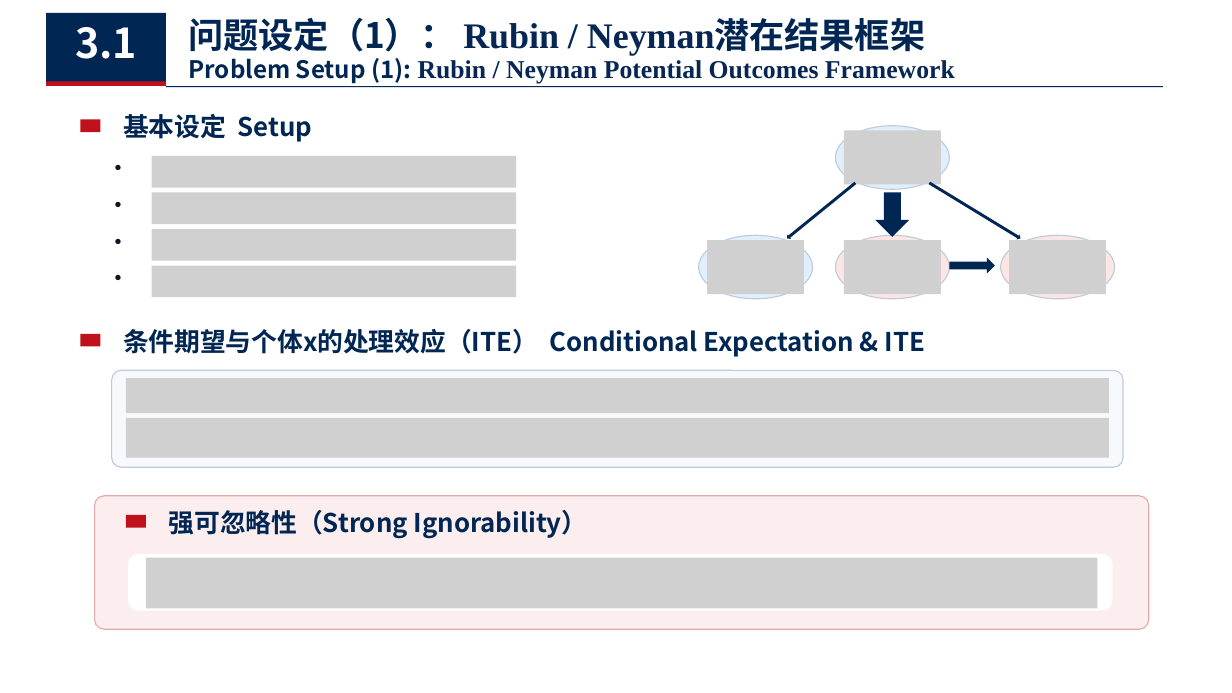
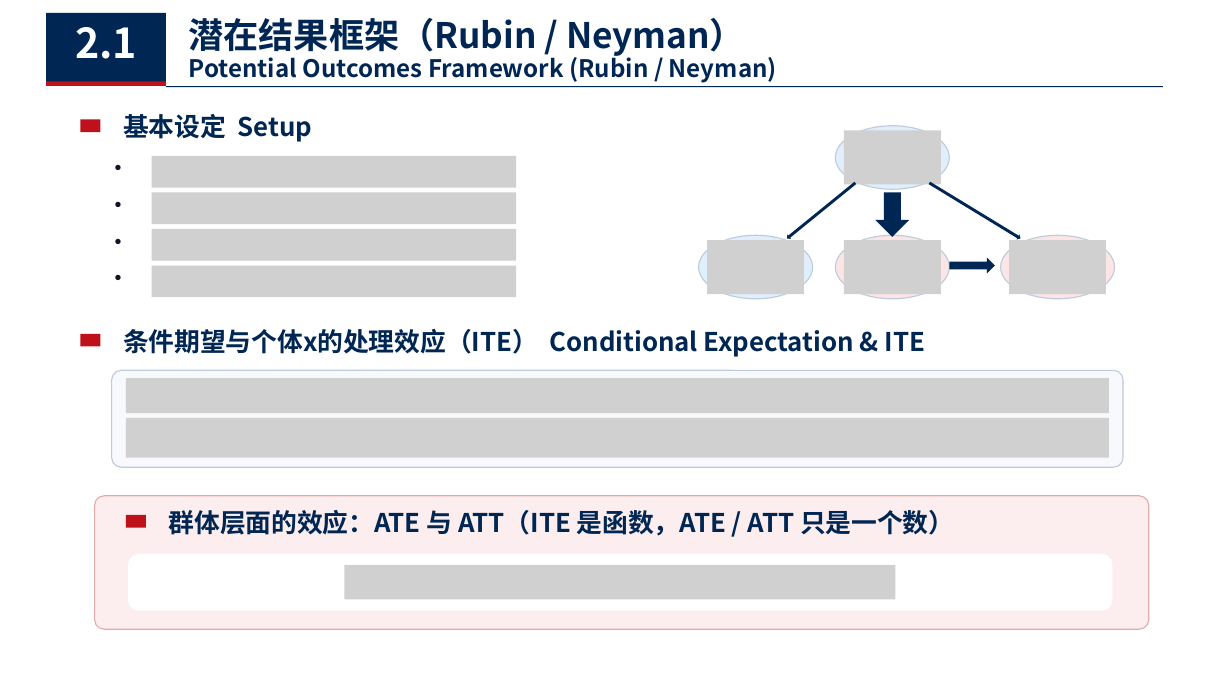
Before and after one commit to chanearly2002/Stastical_Computing, a slide deck: slide 7 of 个体处理效应估计.pptx. Drawn at 1232x693 pixels with LibreOffice and Linux fonts; fonts in the diff are those of the drawing; grey boxes stand for pictures. Boxes give left, top, right and bottom in pixels: in the first picture for what was removed or moved away, otherwise in the second. Text is boxed around its words. In the diff, an @@ line names an element or a change of style, - is before the commit and + after.

```diff
--- a/个体处理效应估计.pptx
+++ b/个体处理效应估计.pptx
@@ text at (75, 27, 137, 59): text changed @@
-3.1
+2.1
@@ text at (189, 18, 745, 58): text changed @@
-问题设定（1）： Rubin / Neyman潜在结果框架
+潜在结果框架（Rubin / Neyman）
@@ text at (189, 52, 777, 83): text changed; size 20 to 18.8 pt; font Times New Roman to Noto Sans CJK SC; text colour #062653 to #002653 @@
-Problem Setup (1): Rubin / Neyman Potential Outcomes Framework
+Potential Outcomes Framework (Rubin / Neyman)
@@ text at (169, 510, 954, 536): text changed @@
-强可忽略性（Strong Ignorability）
+群体层面的效应：ATE 与 ATT（ITE 是函数，ATE / ATT 只是一个数）
@@ picture removed at (146, 558, 1098, 609) @@
@@ picture added at (345, 565, 896, 599) @@
```
Also in this commit, not shown: 9 other slides changed, 4 slides added, 1 other file.
